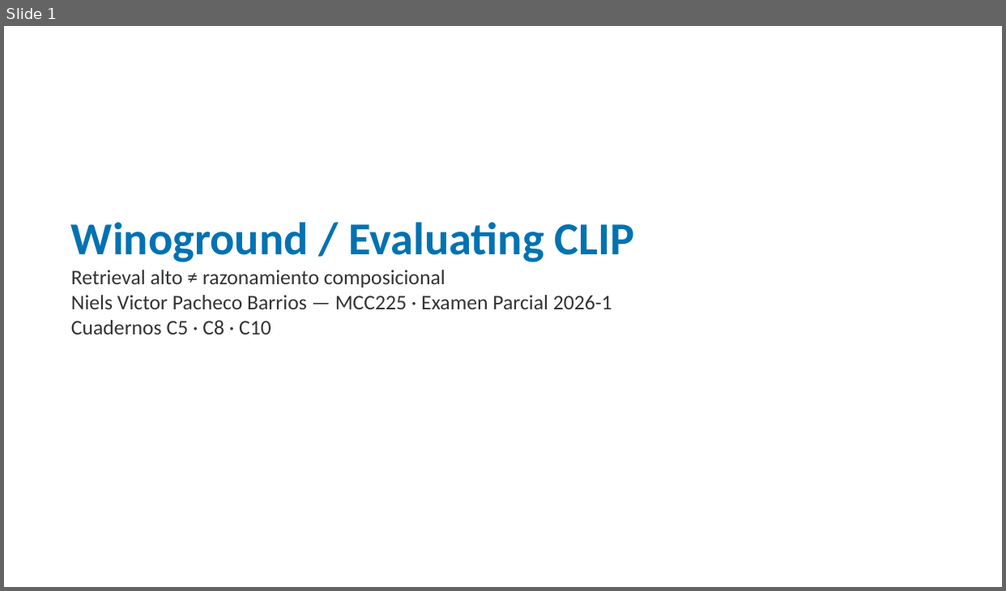
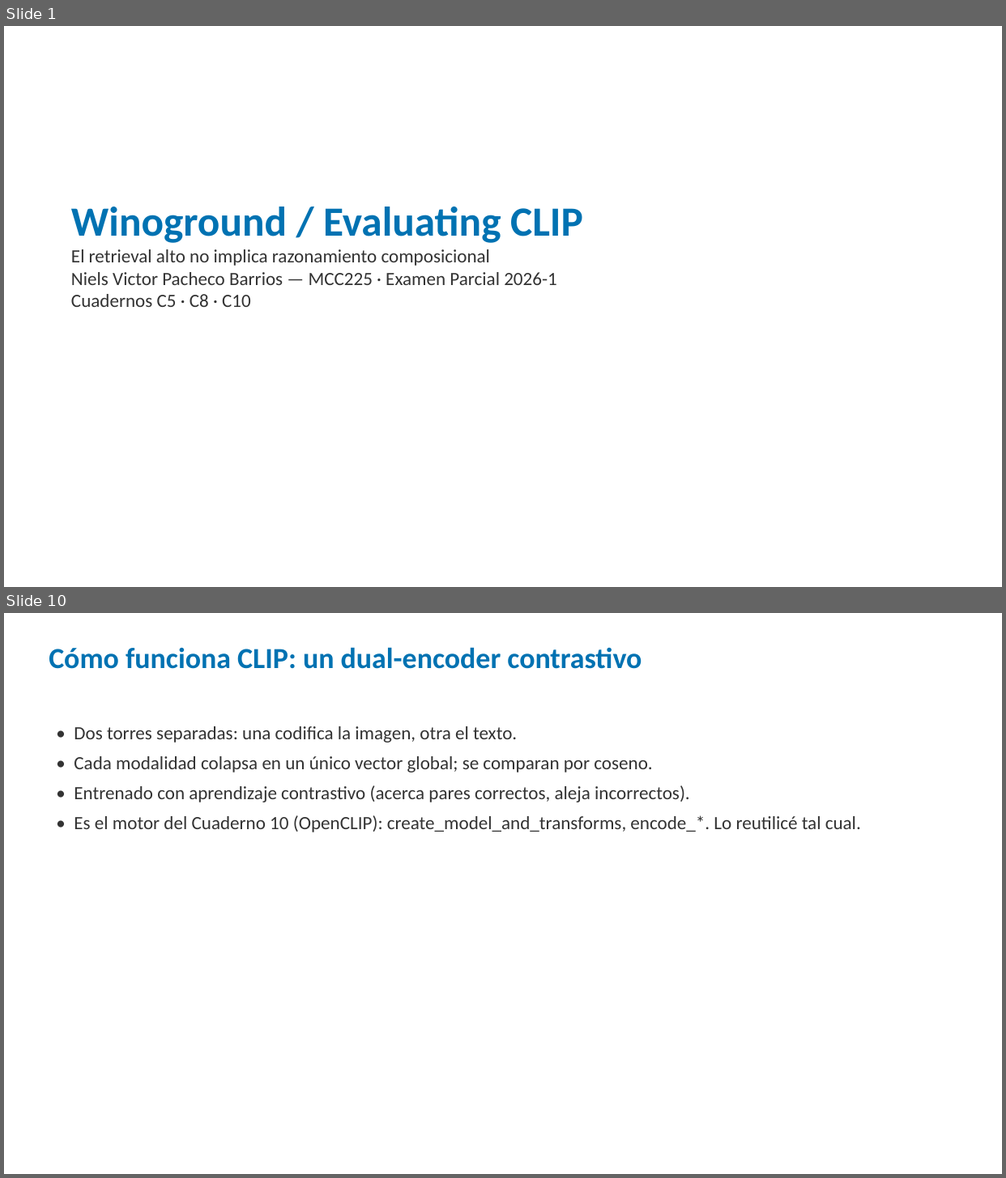
Before and after one commit to nielspac177/Winoground-Evaluating-CLIP-MCC225, a slide deck: slides/pptx/defensa_winoground.pptx. Shown one above the other, each under a label of ours: slide 1 before the commit, slides 1 and 10 after it; the slides between them are not shown. The pictures are 1006x591 and 1006x1178 pixels, drawn with LibreOffice and Linux fonts; fonts in the diff are those of the drawing. Boxes give left, top, right and bottom in pixels: in the first picture for what was removed or moved away, otherwise in the second. Text is boxed around its words. In the diff, an @@ line names an element or a change of style, - is before the commit and + after.

Commit message:
Amplía la presentación a 25 diapositivas (15 min) y añade guion con tiempos
- Beamer y PPTX reestructurados en 5 bloques: problema, método (C10), resultados, verificación, cierre.
- Explica par mínimo, las 3 métricas, azar 1/6, validación contra clip.jsonl, ceguera, checkpoints.
- docs/GUION_PRESENTACION.md: qué decir por slide, tiempos, demo en vivo y repreguntas.

```diff
--- a/slides/pptx/defensa_winoground.pptx
+++ b/slides/pptx/defensa_winoground.pptx
@@ slide 10 added at bbox=[4, 613, 1002, 1174], background #FFFFFF @@
@@ text added at bbox=[49, 647, 641, 669], 28 pt, text #0072B2, bold @@
+Cómo funciona CLIP: un dual-encoder contrastivo
@@ text added at bbox=[74, 726, 861, 833], 18 pt, text #333333 @@
+• Dos torres separadas: una codifica la imagen, otra el texto.
+• Cada modalidad colapsa en un único vector global; se comparan por coseno.
+• Entrenado con aprendizaje contrastivo (acerca pares correctos, aleja incorrectos).
+• Es el motor del Cuaderno 10 (OpenCLIP): create_model_and_transforms, encode_*. Lo reutilicé tal cual.
@@ slide 1 changed as well @@
@@ text "Winoground / Evaluating CLIP": place and size @@
-text "Winoground / Evaluating CLIP" at bbox=[71, 222, 635, 335]
+text "Winoground / Evaluating CLIP" at bbox=[71, 207, 583, 307]
@@ text at bbox=[71, 207, 583, 307]: size 44 to 40 pt in "Winoground / Evaluating CLIP"; size 20 to 18 pt in "Niels Victor Pacheco Barrios — MCC225 · ...", "Cuadernos C5 · C8 · C10" @@
@@ text at bbox=[71, 250, 490, 266]: text changed; size 20 to 18 pt @@
-Retrieval alto ≠ razonamiento composicional
+El retrieval alto no implica razonamiento composicional
```
Also in this commit, not shown: 1 other slide changed, 26 other slides added, 6 slides removed, 4 other files.
